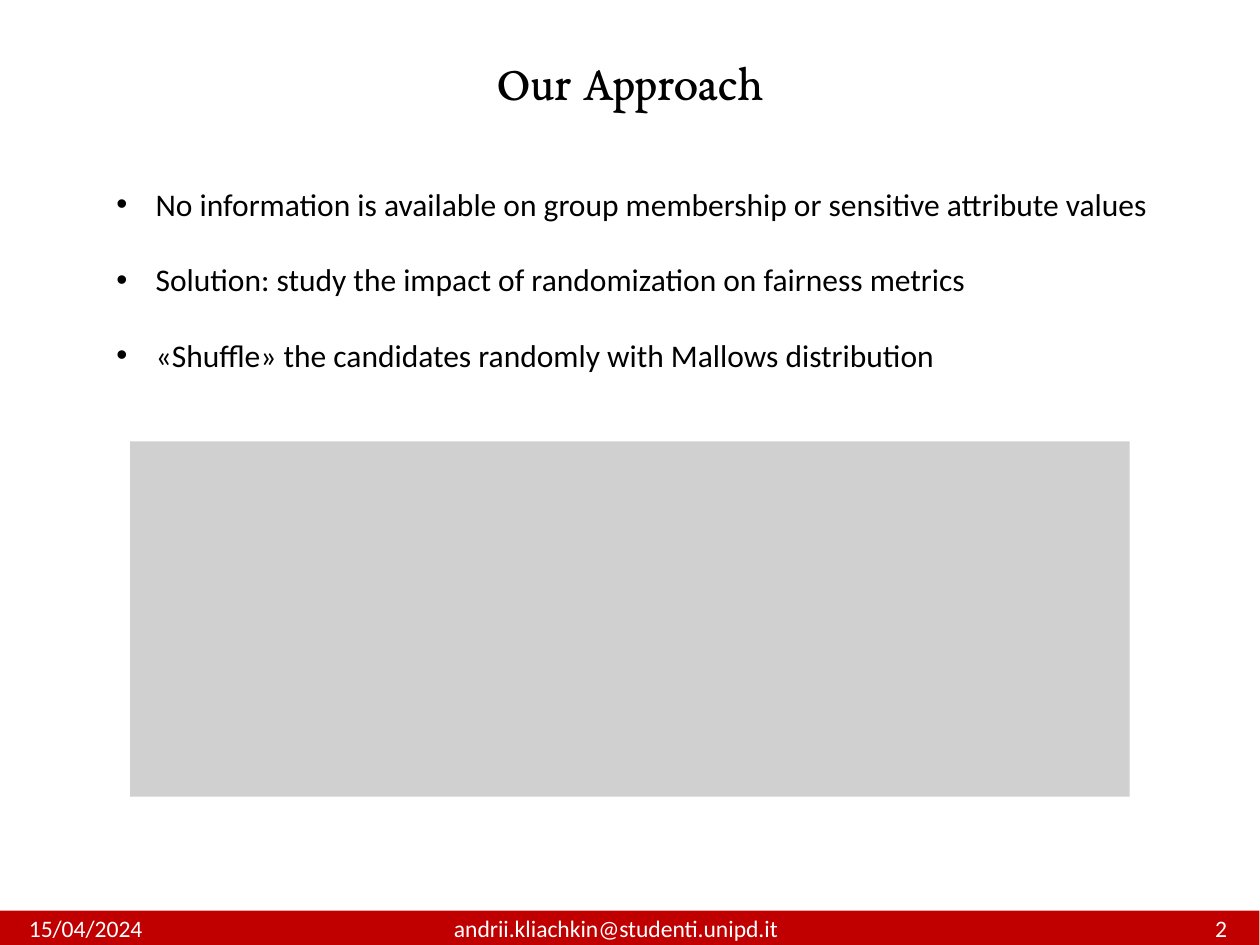
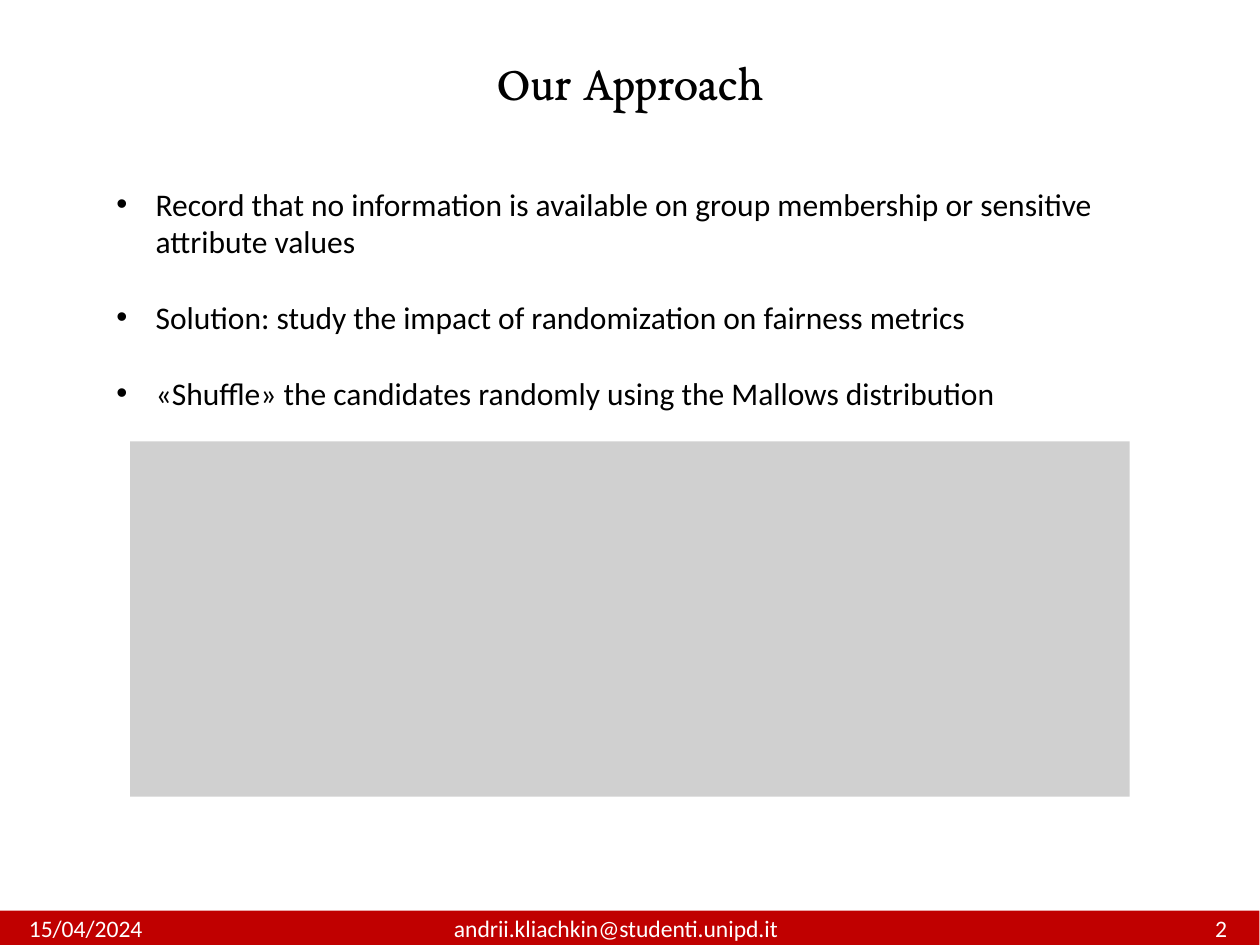
Before and after one commit to andrewklayk/unipd_thesis, a slide deck: slide 15 of AndriiKliachkin.pptx (slide 18 before the commit). Drawn at 1260x945 pixels with LibreOffice and Linux fonts; fonts in the diff are those of the drawing; grey boxes stand for pictures. Boxes give left, top, right and bottom in pixels: in the first picture for what was removed or moved away, otherwise in the second. Text is boxed around its words. In the diff, an @@ line names an element or a change of style, - is before the commit and + after.

```diff
--- a/AndriiKliachkin.pptx
+++ b/AndriiKliachkin.pptx
@@ text at (156,194,1091,254): text changed @@
-• No information is available on group membership or sensitive attribute values
+• Record that no information is available on group membership or sensitive attribute values
@@ text at (156,383,994,411): text changed @@
-• «Shuffle» the candidates randomly with Mallows distribution
+• «Shuffle» the candidates randomly using the Mallows distribution
```
Also in this commit, not shown: 20 other slides changed, 7 slides added, 4 slides removed, 9 other files.
